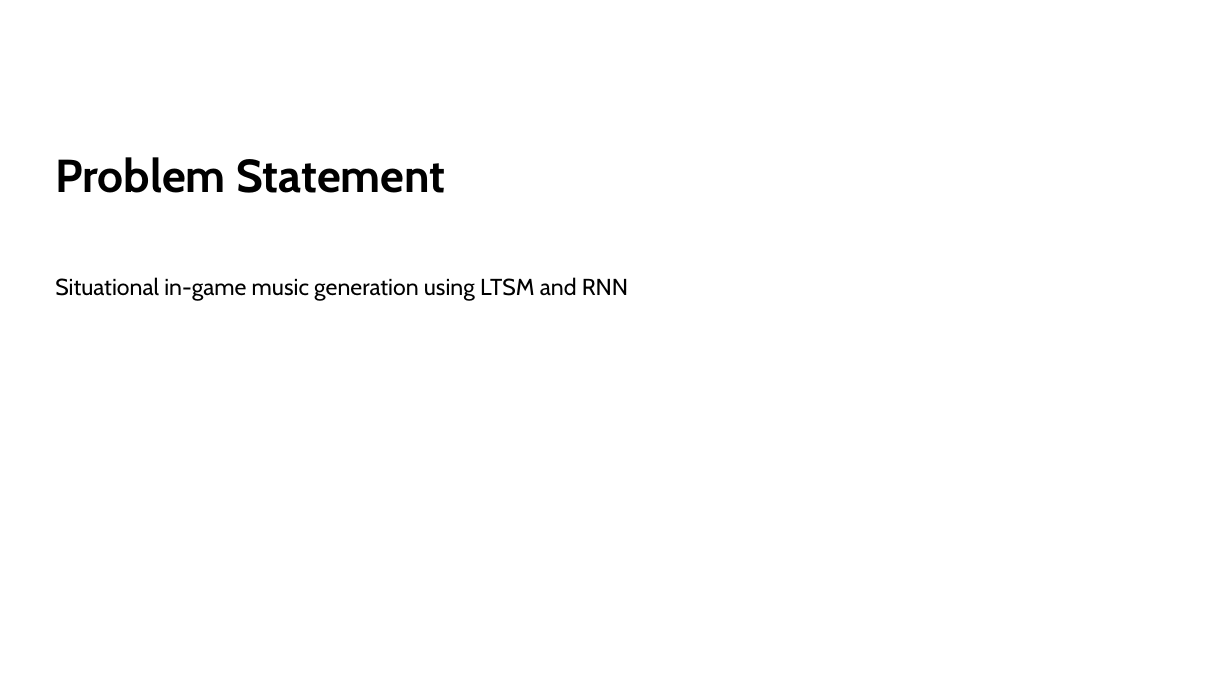
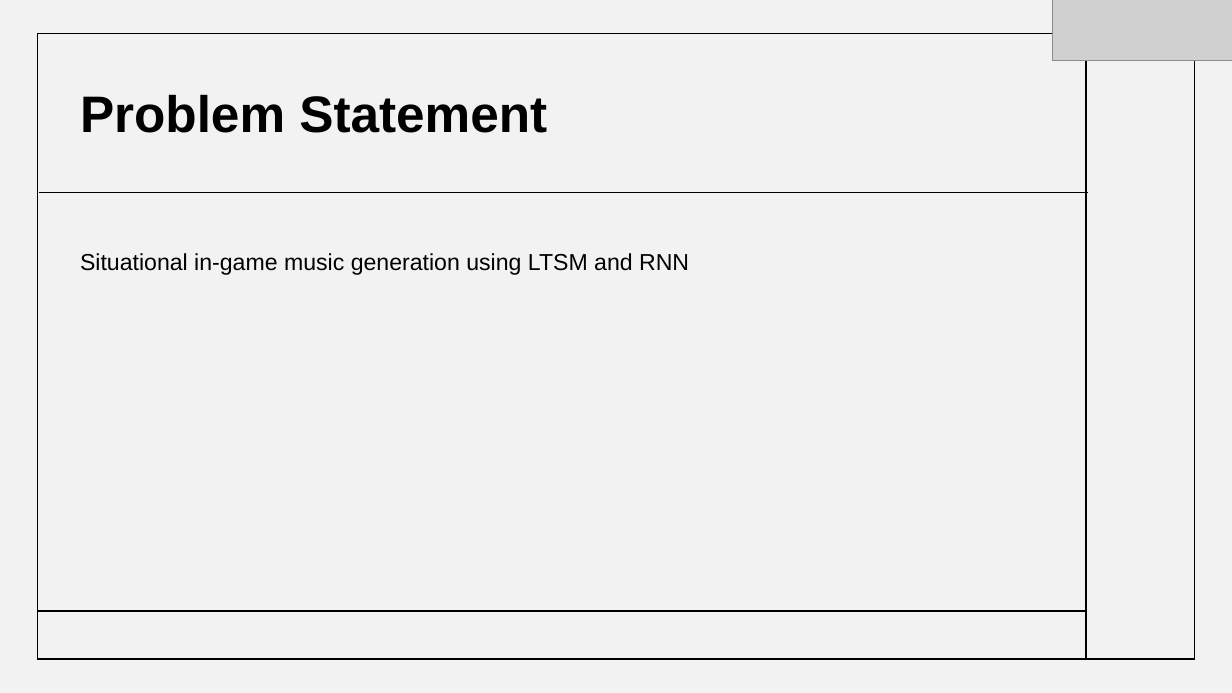
Before and after one commit to 2010030151-satya/Music-generation, a slide deck: slide 4 of presentations/aids_review1.pptx. Drawn at 1232x693 pixels with LibreOffice and Linux fonts; fonts in the diff are those of the drawing; grey boxes stand for pictures. Boxes give left, top, right and bottom in pixels: in the first picture for what was removed or moved away, otherwise in the second. Text is boxed around its words. In the diff, an @@ line names an element or a change of style, - is before the commit and + after.

```diff
--- a/presentations/aids_review1.pptx
+++ b/presentations/aids_review1.pptx
@@ rectangle added at [0, 0, 1232, 693], fill #000000 at 5% opacity @@
@@ picture added at [1053, 0, 1232, 60] @@
@@ rectangle added at [37, 34, 1195, 660], outline #000000 1 pt @@
@@ title "Problem Statement": place and size @@
-title "Problem Statement" at [55, 157, 445, 193]
+title "Problem Statement" at [80, 94, 547, 133]
@@ title "Problem Statement" at [80, 94, 547, 133]: size 36 to 40 pt, font Cabin to Arial; line spacing 46pt to 0.9 @@
@@ line added from (1086, 34) to (1086, 659), #000000 1 pt @@
@@ line added from (39, 192) to (1088, 192), #000000 1 pt @@
@@ text "Situational in-game music generation using ...": place and size @@
-text "Situational in-game music generation using ..." at [55, 277, 628, 301]
+text "Situational in-game music generation using ..." at [80, 253, 689, 275]
@@ text "Situational in-game music generation using ..." at [80, 253, 689, 275]: font Cabin to Arial; line spacing 30pt to 1.4; more space between paragraphs @@
@@ line added from (38, 611) to (1086, 611), #000000 1 pt @@
```
Also in this commit, not shown: 13 other slides changed, 1 slide added, 2 other files.
